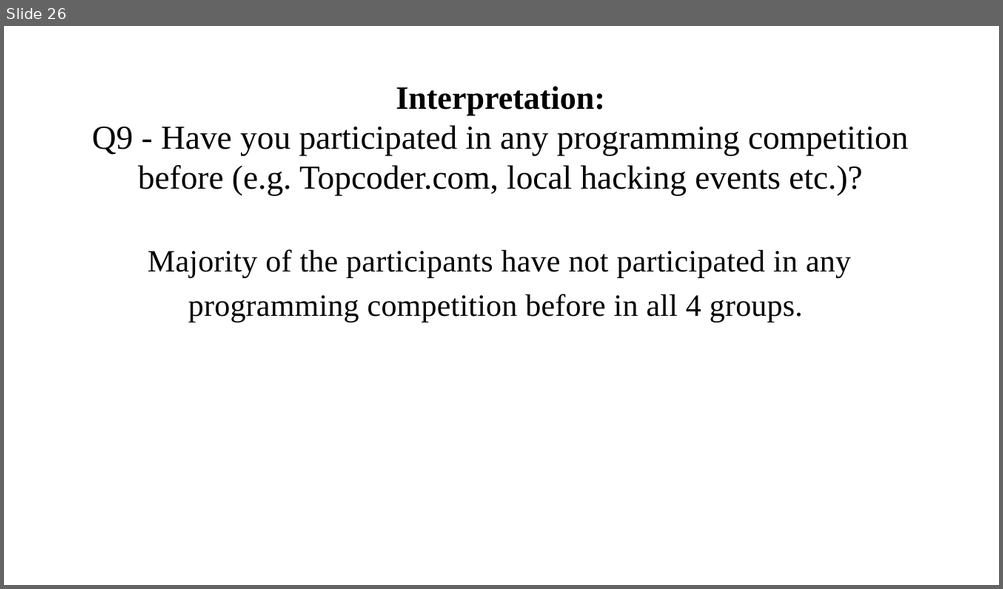
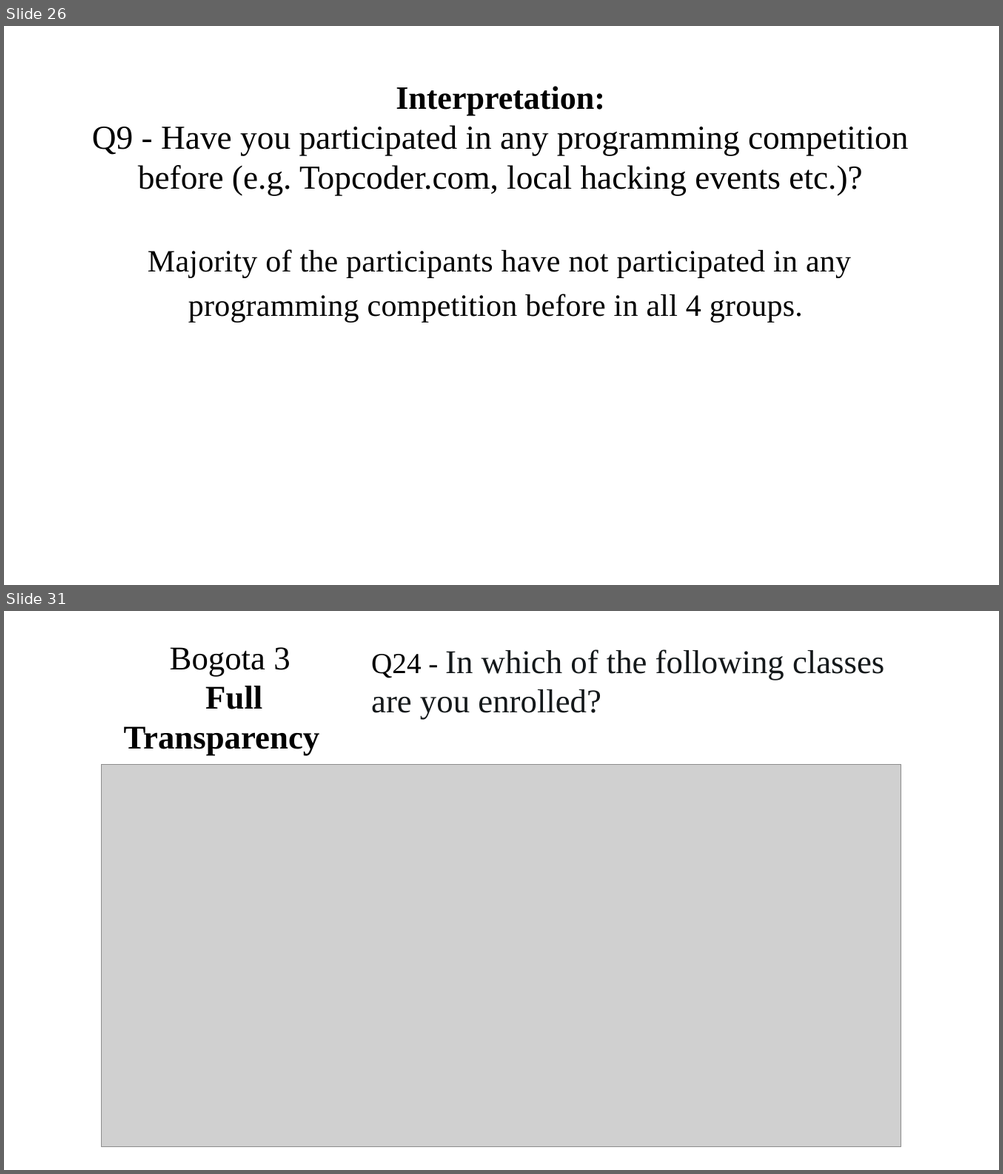
Before and after one commit to ironhacks/spring-2017-analysis, a slide deck: surveys/survey_analysis_and_pca_theory.pptx. Shown one above the other, each under a label of ours: slide 26 before the commit, slides 26 and 31 after it; the slides between them are not shown. The pictures are 1003x589 and 1003x1174 pixels, drawn with LibreOffice and Linux fonts; fonts in the diff are those of the drawing; grey boxes stand for pictures. Boxes give left, top, right and bottom in pixels: in the first picture for what was removed or moved away, otherwise in the second. Text is boxed around its words. In the diff, an @@ line names an element or a change of style, - is before the commit and + after.

```diff
--- a/surveys/survey_analysis_and_pca_theory.pptx
+++ b/surveys/survey_analysis_and_pca_theory.pptx
@@ slide 31 added at <box>4,611,999,1170</box>, background #FFFFFF @@
@@ title added at <box>124,647,320,756</box>, 32 pt, text #000000, bold @@
+Bogota 3
+Full
+Transparency
@@ text added at <box>371,649,884,720</box>, 32 pt, text #14181A @@
+Q24 - In which of the following classes are you enrolled?
@@ picture added at <box>102,765,901,1147</box> @@
```
Also in this commit, not shown: 4 other slides added.
